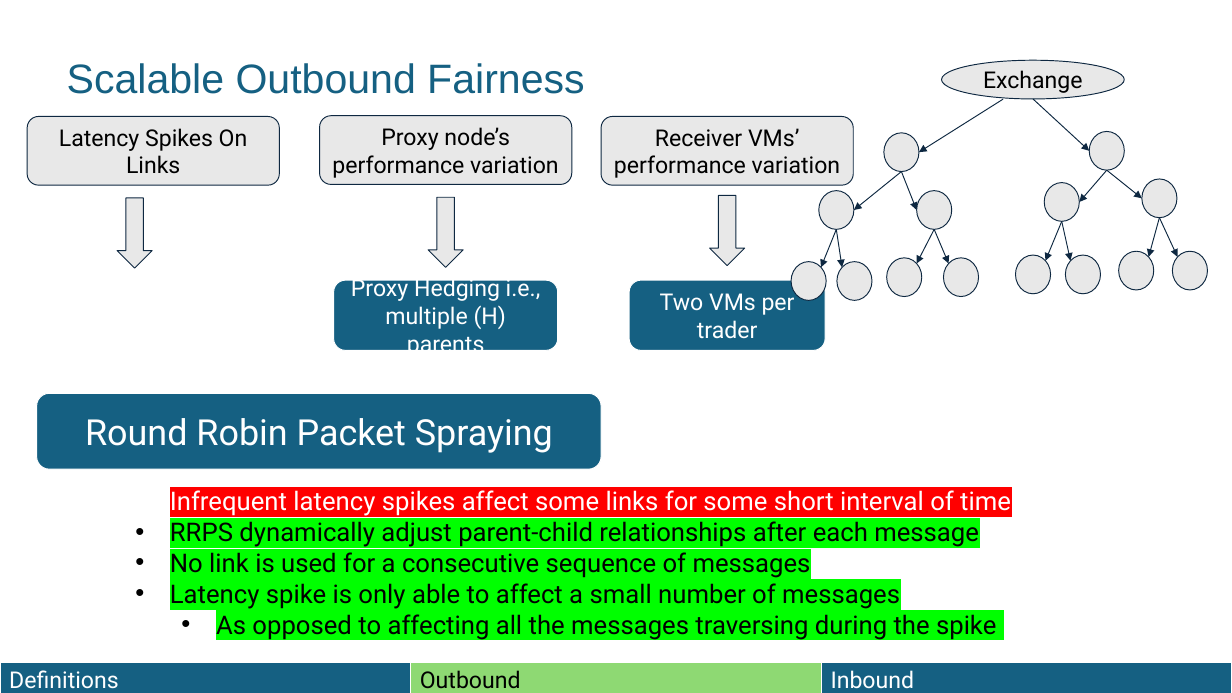
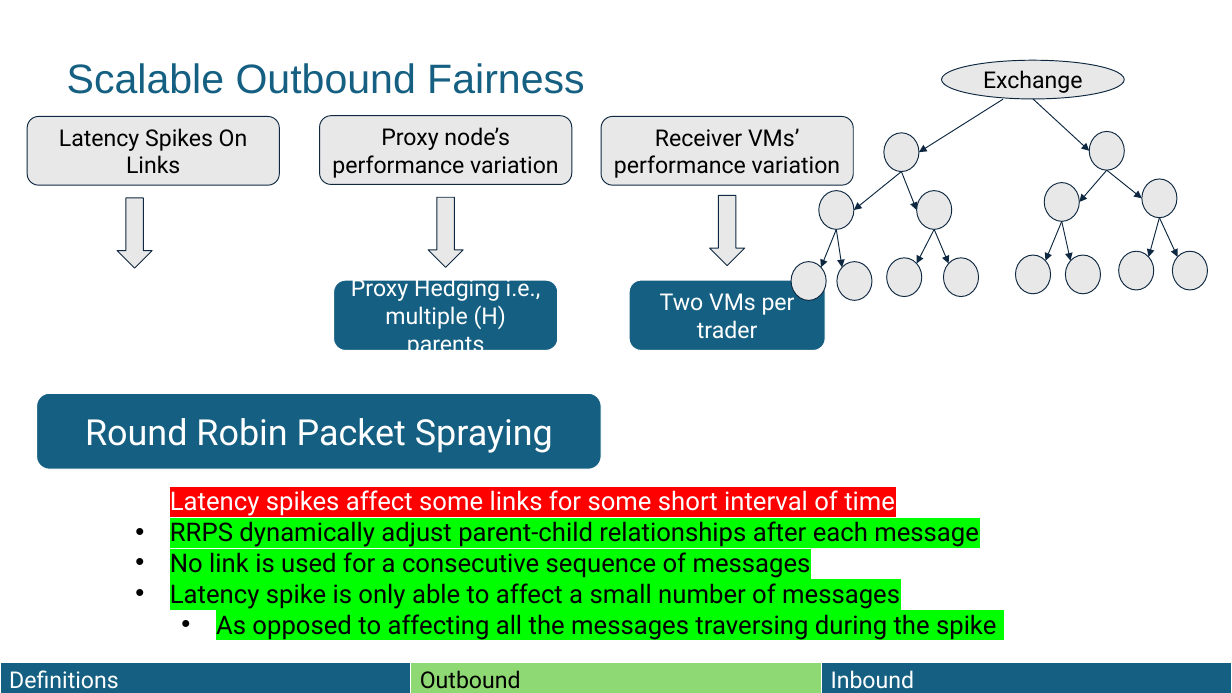
Before and after one commit to HaseebLUMS/Onyx-Presentation, a slide deck: slide 64 of thesis-latency-fairness.pptx. Drawn at 1232x693 pixels with LibreOffice and Linux fonts; fonts in the diff are those of the drawing. Boxes give left, top, right and bottom in pixels: in the first picture for what was removed or moved away, otherwise in the second. Text is boxed around its words. In the diff, an @@ line names an element or a change of style, - is before the commit and + after.

```diff
--- a/thesis-latency-fairness.pptx
+++ b/thesis-latency-fairness.pptx
@@ text at [170, 490, 895, 516]: text changed @@
-• Infrequent latency spikes affect some links for some short interval of time
+• Latency spikes affect some links for some short interval of time
```
Also in this commit, not shown: 4 other slides changed.
